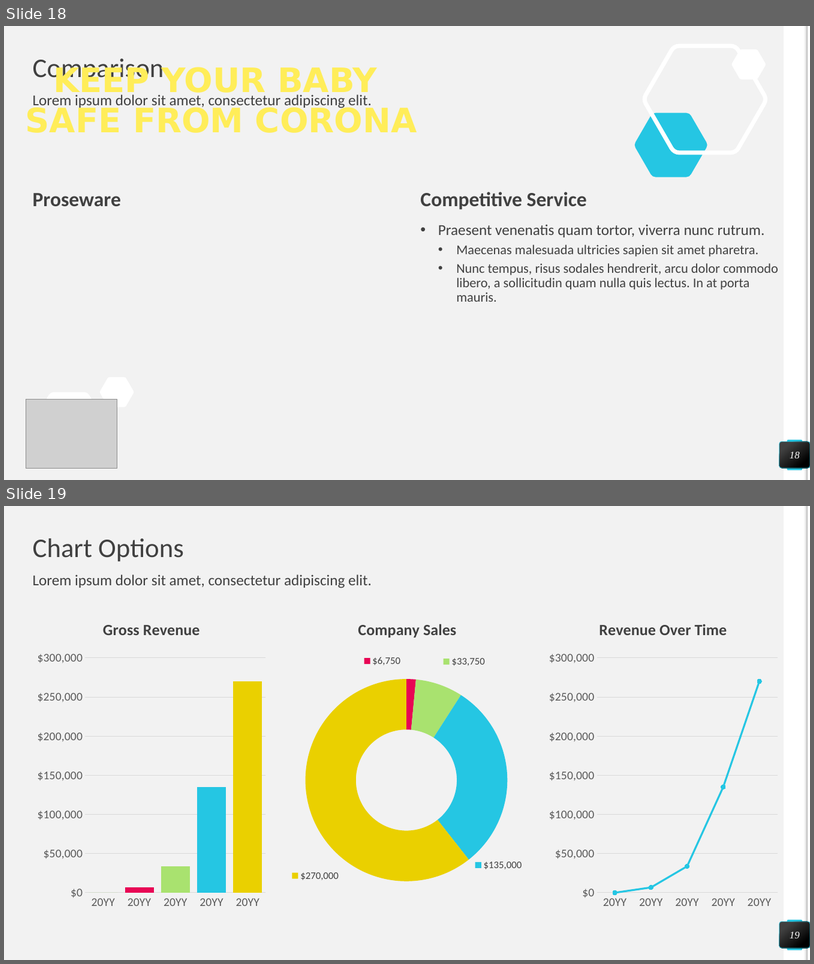
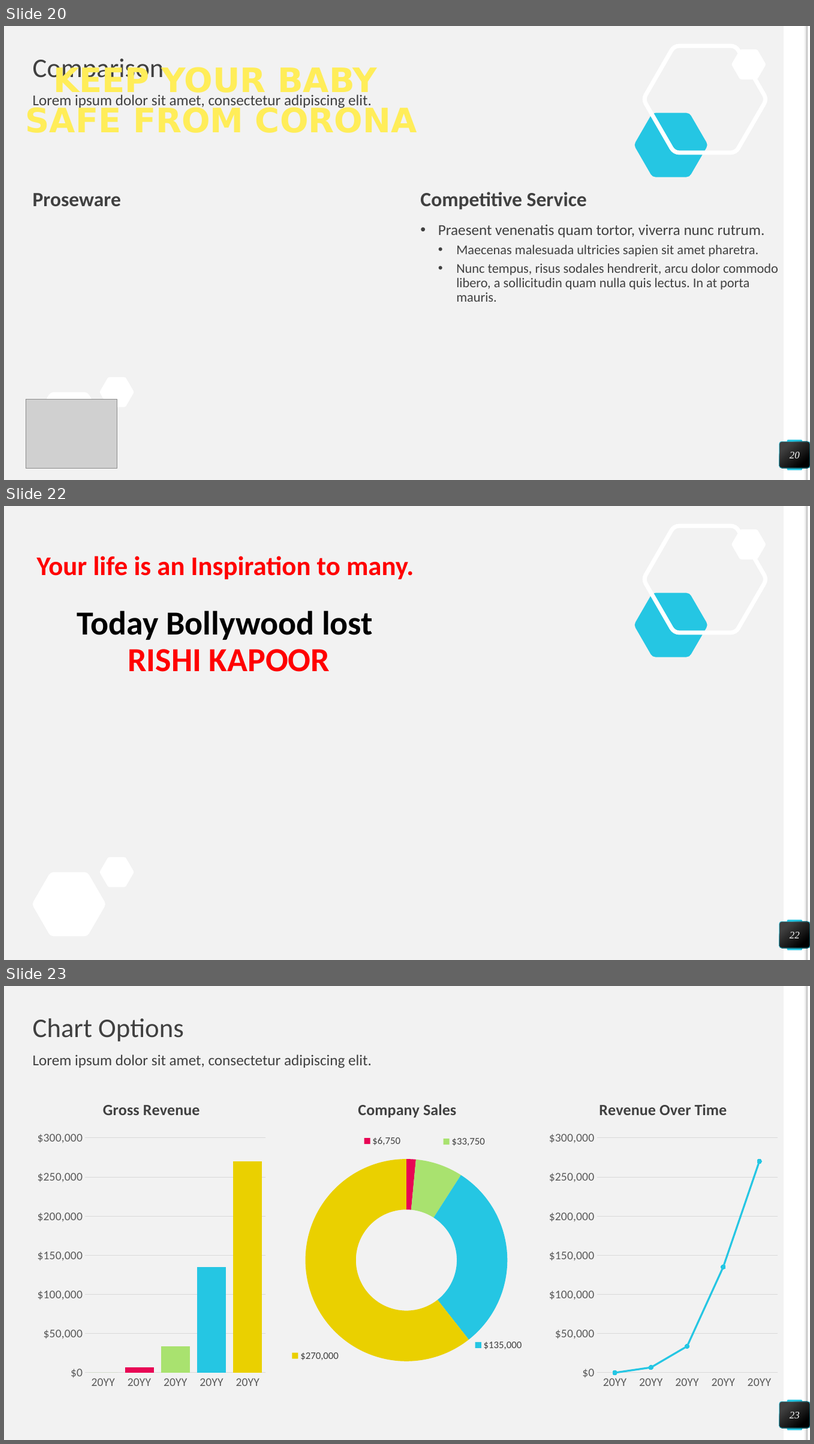
Before and after one commit to accuit/IqHealth, a slide deck: IqHealth/Docs/HealthIQ-3.pptx. Shown one above the other, each under a label of ours: slides 18 and 19 before the commit, slides 20, 22 and 23 after it; the slides between them are not shown. The pictures are 814x964 and 814x1444 pixels, drawn with LibreOffice and Linux fonts; fonts in the diff are those of the drawing; grey boxes stand for pictures; background and template pictures are left out. Boxes give left, top, right and bottom in pixels: in the first picture for what was removed or moved away, otherwise in the second. Text is boxed around its words. In the diff, an @@ line names an element or a change of style, - is before the commit and + after.

```diff
--- a/IqHealth/Docs/HealthIQ-3.pptx
+++ b/IqHealth/Docs/HealthIQ-3.pptx
@@ slide 22 added at <box>4,506,810,960</box>, background picture (left out); not listed: 9 template elements that a slide beside it also shows @@
@@ title added at <box>37,556,414,579</box>, 32 pt, text #FF0000, bold @@
+Your life is an Inspiration to many.
@@ text added at <box>77,610,373,672</box>, 40 pt, text #000000, bold @@
+Today Bollywood lost
+RISHI KAPOOR
@@ page number added at <box>780,921,810,948</box>, fill gradient #404040 to #000000, outline #25C6E3 0.5 pt, 12 pt, text #FFFFFF, italic @@
+22
@@ what was slide 18 is now slide 20 @@
@@ page number at <box>790,451,800,458</box>: text changed @@
-18
+20
@@ what was slide 19 is now slide 23 @@
@@ page number at <box>790,1411,800,1418</box>: text changed @@
-19
+23
```
Also in this commit, not shown: 1 slide changed, 3 other slides added, 1 slide removed.
